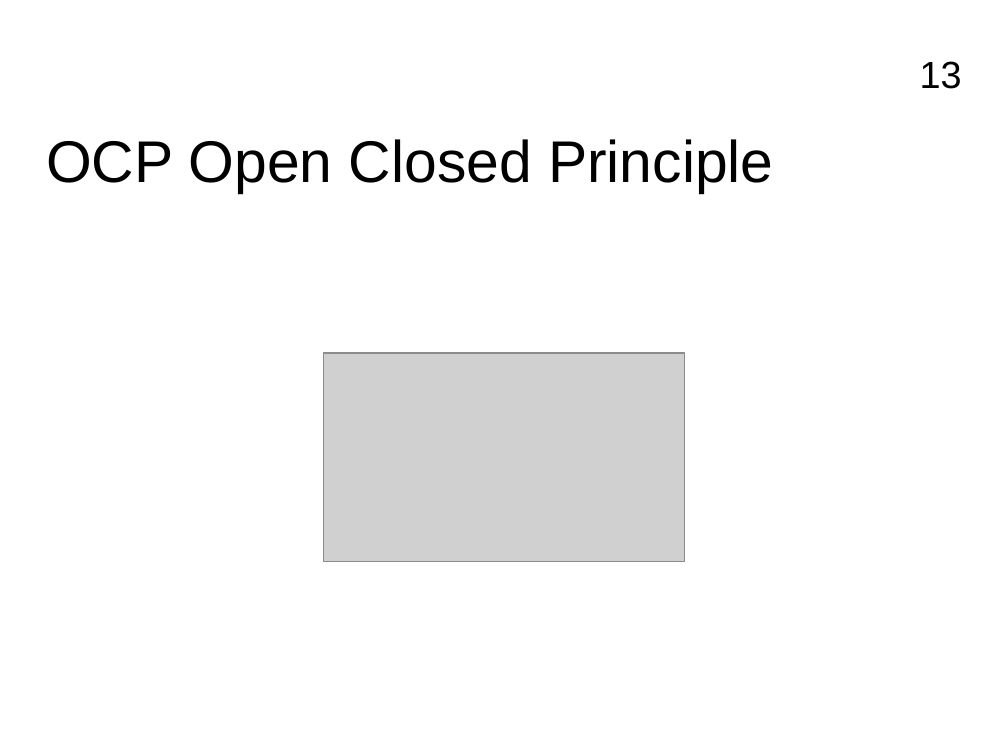
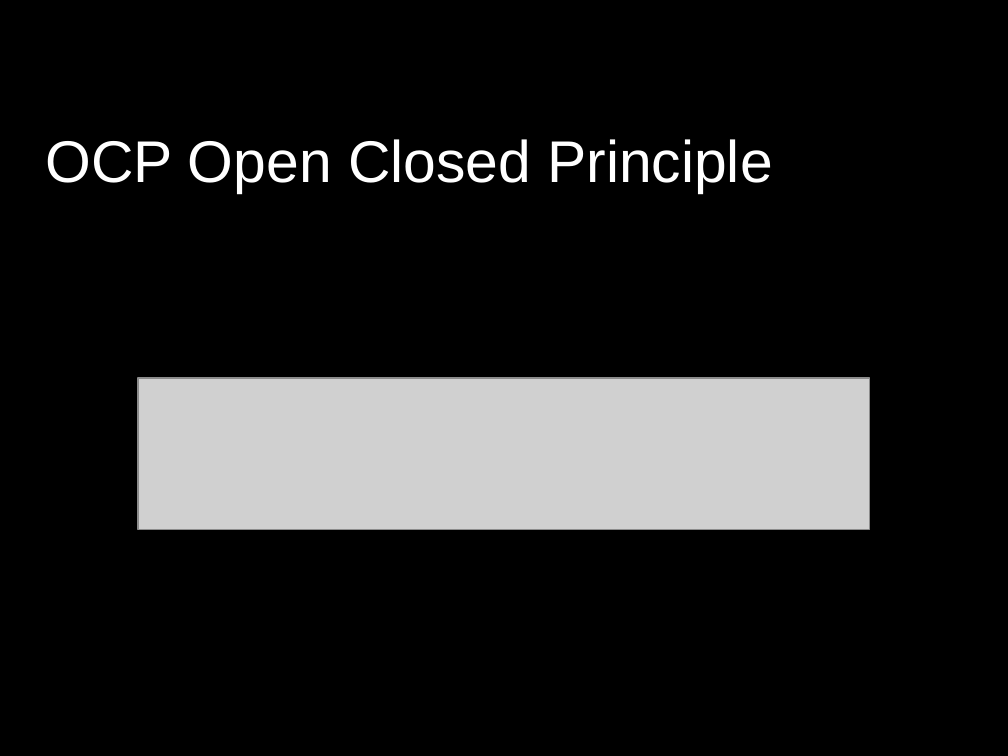
Before and after one commit to FrancoMelandri/SOLID, a slide deck: slide 13 of docs/solid.pptx. Drawn at 1008x756 pixels with LibreOffice and Linux fonts; fonts in the diff are those of the drawing; grey boxes stand for pictures. Boxes give left, top, right and bottom in pixels: in the first picture for what was removed or moved away, otherwise in the second. Text is boxed around its words. In the diff, an @@ line names an element or a change of style, - is before the commit and + after.

```diff
--- a/docs/solid.pptx
+++ b/docs/solid.pptx
@@ background #FFFFFF to #000000 @@
@@ page number removed at bbox=[920, 61, 962, 89] @@
-13
@@ text "OCP Open Closed Principle" at bbox=[45, 139, 772, 193]: text colour #000000 to #FFFFFF @@
@@ picture removed at bbox=[324, 353, 684, 561] @@
@@ picture added at bbox=[138, 378, 870, 529] @@
```
Also in this commit, not shown: 52 other slides changed.
